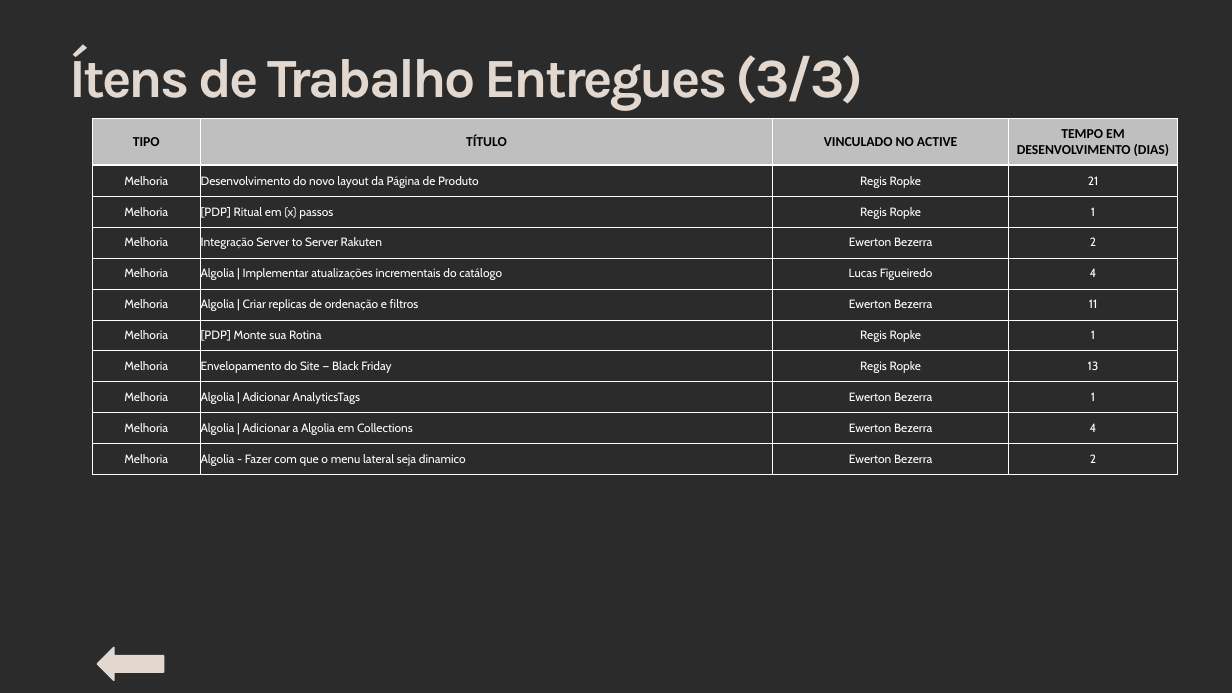
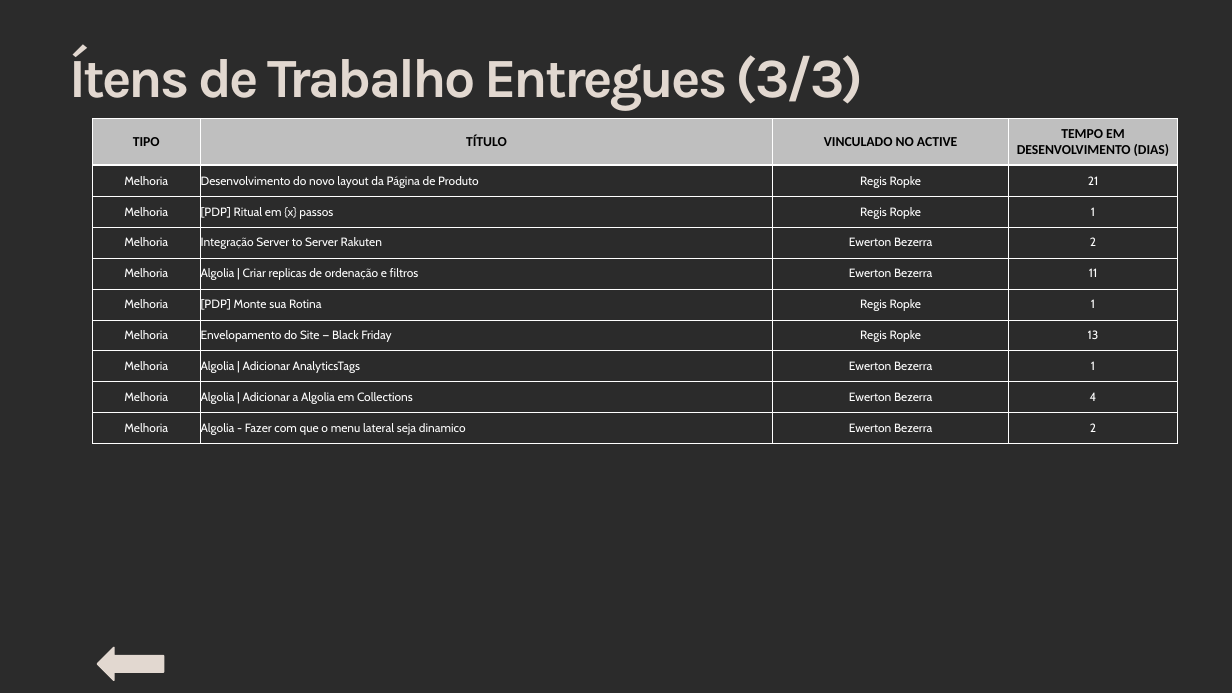
Before and after one commit to fabiovidart1985/vidart, a slide deck: slide 14 of Status Report - Salon Line - Outubro 2026.pptx. Drawn at 1232x693 pixels with LibreOffice and Linux fonts; fonts in the diff are those of the drawing; background and template pictures are left out; a plain dark background stands for a picture behind light text. Boxes give left, top, right and bottom in pixels: in the first picture for what was removed or moved away, otherwise in the second. Text is boxed around its words. In the diff, an @@ line names an element or a change of style, - is before the commit and + after.

```diff
--- a/Status Report - Salon Line - Outubro 2026.pptx
+++ b/Status Report - Salon Line - Outubro 2026.pptx
@@ table at [92,118,1178,444] @@
-row 5: Melhoria | Algolia | Implementar atualizações incrementais do catálogo | Lucas Figueiredo | 4
```
Also in this commit, not shown: 6 other slides changed, 1 other file.
